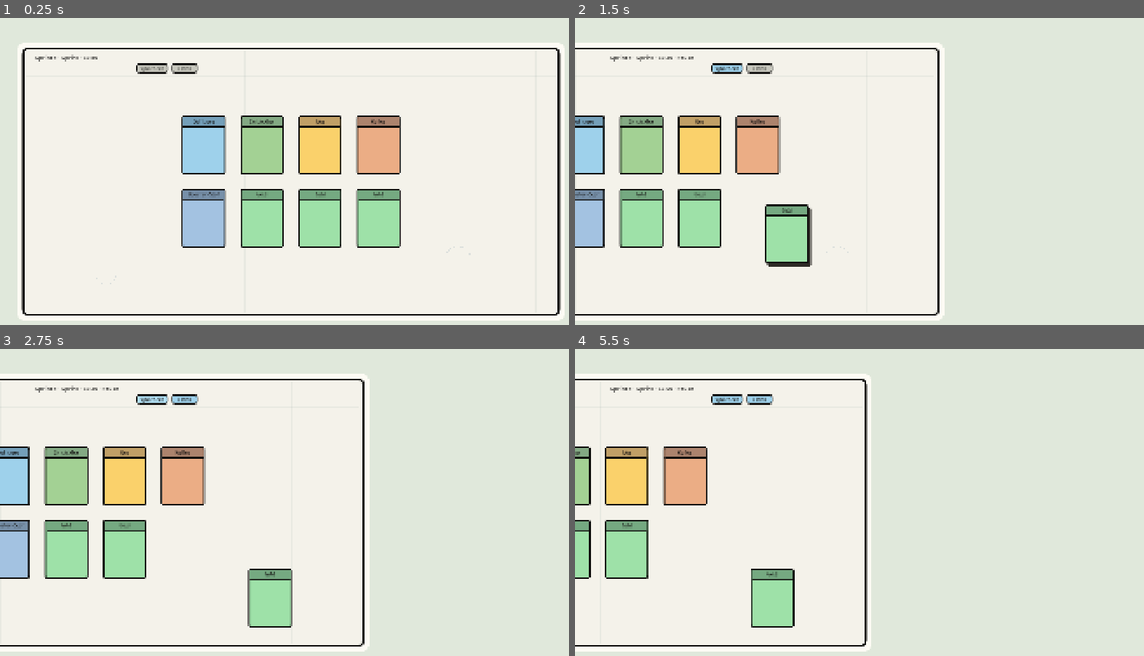
Above: before the commit, frames 1-4 (two rows, left to right).
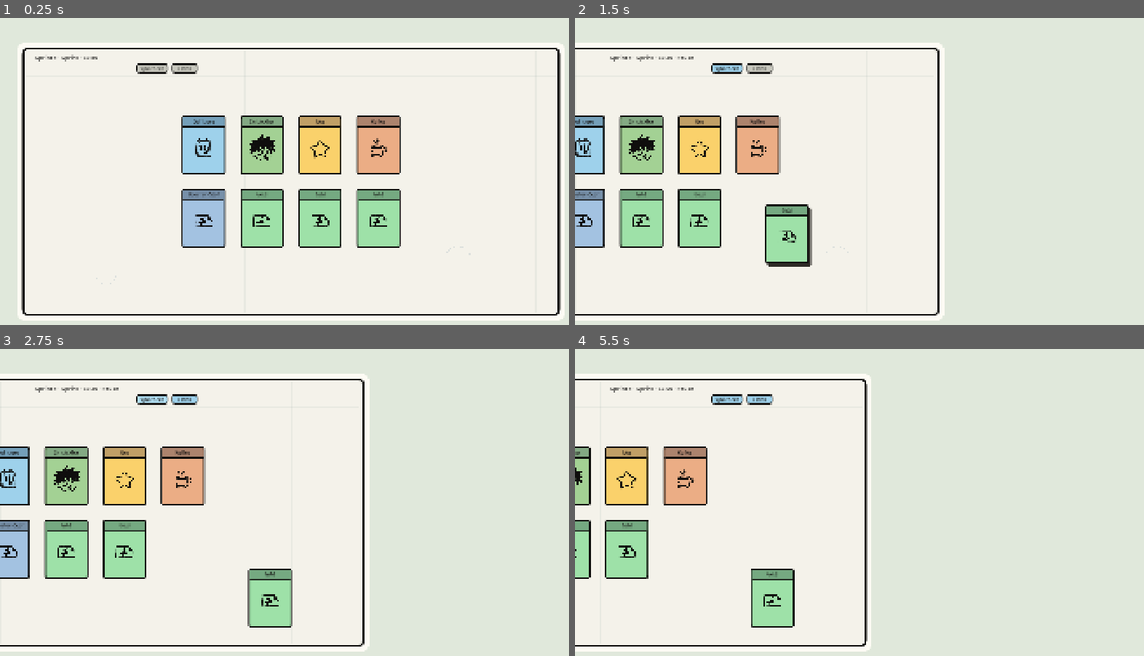
Above: after the commit, the same moments.

Repository: mp1707/scope-creep-godot
Game: Godot game, scene res://scenes/application/Main.tscn
The game is run twice, just before and just after one commit, with the same random seed, the same clock (stepped at 60 frames per second) and the same inputs.
Inputs (mouse positions are in pixels of both pictures, inside the frame that each line leads up to):
- Up to frame 1 (0.25 s): no input
- Up to frame 2 (1.5 s): tap Enter at 0.5 s; move the mouse to (996, 165) at 0.52 s; hold Right (ui_right) 0.53-1.25 s; click (996, 165) at 0.67 s; tap Space at 0.77 s; drag from (751, 199) to (836, 248) at 1.27 s
- Up to frame 3 (2.75 s): click "Speichern" at 2 s
- Up to frame 4 (5.5 s): click "Laden" at 2.75 s; tap Space at 3.5, 5.27 s; move the mouse to (922, 441) at 3.52 s; hold Right (ui_right) 3.53-4.25 s; click (922, 441) at 3.67 s; drag from (836, 579) to (688, 462) at 4.27 s; tap Enter at 5 s; move the mouse to (1041, 560) at 5.02 s; hold Left (ui_left) from 5.03 s (still down); click (1041, 560) at 5.17 s

The runs differ from the first frame. In frame 1, 0.6% of the frame differs, in the area x 34-69%, y 37-69%; in frame 2, 0.6%; in frame 3, 0.6%; in frame 4, 0.3%.

Commit message:
icons

Diff:
--- a/data/cards/booster_pack.tres
+++ b/data/cards/booster_pack.tres
@@ -2,12 +2,18 @@
 
 [ext_resource type="Script" path="res://scripts/data/card_definition.gd" id="1_ohhjm"]
 [ext_resource type="Script" path="res://scripts/data/card_visual_definition.gd" id="2_6ycvs"]
+[ext_resource type="Texture2D" path="res://assets/icons/handdrawn/cardIcons/star.png" id="3_tcf2r"]
 
 [sub_resource type="Resource" id="Resource_rpu0n"]
 script = ExtResource("2_6ycvs")
 background_color = Color(0.78, 0.67, 0.9, 1)
 accent_color = Color(0.36, 0.28, 0.48, 1)
 text_color = Color(0.06, 0.055, 0.05, 1)
+icon_texture = ExtResource("3_tcf2r")
+icon_color = Color(0.06, 0.055, 0.05, 1)
+icon_size = Vector2(78, 78)
+icon_offset = Vector2(0, 0)
+icon_recolor_alpha_mask = true
 marker_text = ""
 
 [resource]
--- a/data/cards/booster_slot.tres
+++ b/data/cards/booster_slot.tres
@@ -2,12 +2,18 @@
 
 [ext_resource type="Script" path="res://scripts/data/card_definition.gd" id="1_vy2m0"]
 [ext_resource type="Script" path="res://scripts/data/card_visual_definition.gd" id="2_t9l0h"]
+[ext_resource type="Texture2D" path="res://assets/icons/handdrawn/cardIcons/money.png" id="3_37ofg"]
 
 [sub_resource type="Resource" id="Resource_7u6xq"]
 script = ExtResource("2_t9l0h")
 background_color = Color(0.64, 0.76, 0.88, 1)
 accent_color = Color(0.18, 0.33, 0.48, 1)
 text_color = Color(0.06, 0.055, 0.05, 1)
+icon_texture = ExtResource("3_37ofg")
+icon_color = Color(0.06, 0.055, 0.05, 1)
+icon_size = Vector2(78, 78)
+icon_offset = Vector2(0, 0)
+icon_recolor_alpha_mask = true
 marker_text = "$"
 
 [resource]
--- a/data/cards/bug.tres
+++ b/data/cards/bug.tres
@@ -1,14 +1,15 @@
-[gd_resource type="Resource" script_class="CardDefinition" format=3]
+[gd_resource type="Resource" script_class="CardDefinition" format=3 uid="uid://jm5qp3y1q41r"]
 
-[ext_resource type="Script" path="res://scripts/data/card_definition.gd" id="1_uu4mb"]
-[ext_resource type="Script" path="res://scripts/data/card_visual_definition.gd" id="2_n8e6y"]
+[ext_resource type="Script" uid="uid://cindpeikx18t1" path="res://scripts/data/card_definition.gd" id="1_uu4mb"]
+[ext_resource type="Script" uid="uid://doiop67wth2ac" path="res://scripts/data/card_visual_definition.gd" id="2_n8e6y"]
+[ext_resource type="Texture2D" uid="uid://dgrsktiva4cgk" path="res://assets/icons/handdrawn/cardIcons/bug.png" id="3_hludf"]
 
 [sub_resource type="Resource" id="Resource_4xlse"]
 script = ExtResource("2_n8e6y")
 background_color = Color(0.94, 0.52, 0.55, 1)
 accent_color = Color(0.55, 0.12, 0.17, 1)
 text_color = Color(0.06, 0.055, 0.05, 1)
-marker_text = ""
+icon_texture = ExtResource("3_hludf")
 
 [resource]
 script = ExtResource("1_uu4mb")
--- a/data/cards/coffee.tres
+++ b/data/cards/coffee.tres
@@ -2,12 +2,18 @@
 
 [ext_resource type="Script" path="res://scripts/data/card_definition.gd" id="1_krkuc"]
 [ext_resource type="Script" path="res://scripts/data/card_visual_definition.gd" id="2_6wkug"]
+[ext_resource type="Texture2D" path="res://assets/icons/handdrawn/cardIcons/coffee.png" id="3_on4by"]
 
 [sub_resource type="Resource" id="Resource_arqf4"]
 script = ExtResource("2_6wkug")
 background_color = Color(0.92, 0.68, 0.52, 1)
 accent_color = Color(0.5, 0.25, 0.12, 1)
 text_color = Color(0.06, 0.055, 0.05, 1)
+icon_texture = ExtResource("3_on4by")
+icon_color = Color(0.06, 0.055, 0.05, 1)
+icon_size = Vector2(78, 78)
+icon_offset = Vector2(0, 0)
+icon_recolor_alpha_mask = true
 marker_text = ""
 
 [resource]
--- a/data/cards/developer.tres
+++ b/data/cards/developer.tres
@@ -1,14 +1,16 @@
-[gd_resource type="Resource" script_class="CardDefinition" format=3]
+[gd_resource type="Resource" script_class="CardDefinition" format=3 uid="uid://ogqpsgik74v0"]
 
-[ext_resource type="Script" path="res://scripts/data/card_definition.gd" id="1_x8mrd"]
-[ext_resource type="Script" path="res://scripts/data/card_visual_definition.gd" id="2_2v8g7"]
+[ext_resource type="Script" uid="uid://cindpeikx18t1" path="res://scripts/data/card_definition.gd" id="1_x8mrd"]
+[ext_resource type="Script" uid="uid://doiop67wth2ac" path="res://scripts/data/card_visual_definition.gd" id="2_2v8g7"]
+[ext_resource type="Texture2D" uid="uid://c87jo4kl50kse" path="res://assets/icons/handdrawn/characters/steve.png" id="3_u8si4"]
 
 [sub_resource type="Resource" id="Resource_oityl"]
 script = ExtResource("2_2v8g7")
 background_color = Color(0.64, 0.82, 0.58, 1)
 accent_color = Color(0.25, 0.48, 0.25, 1)
 text_color = Color(0.06, 0.055, 0.05, 1)
-marker_text = ""
+icon_texture = ExtResource("3_u8si4")
+icon_size = Vector2(117, 117)
 
 [resource]
 script = ExtResource("1_x8mrd")
--- a/data/cards/feature.tres
+++ b/data/cards/feature.tres
@@ -2,12 +2,18 @@
 
 [ext_resource type="Script" path="res://scripts/data/card_definition.gd" id="1_rfpxg"]
 [ext_resource type="Script" path="res://scripts/data/card_visual_definition.gd" id="2_oxeyj"]
+[ext_resource type="Texture2D" path="res://assets/icons/handdrawn/cardIcons/mail.png" id="3_u7yc7"]
 
 [sub_resource type="Resource" id="Resource_cfqru"]
 script = ExtResource("2_oxeyj")
 background_color = Color(0.7, 0.78, 0.96, 1)
 accent_color = Color(0.22, 0.36, 0.68, 1)
 text_color = Color(0.06, 0.055, 0.05, 1)
+icon_texture = ExtResource("3_u7yc7")
+icon_color = Color(0.06, 0.055, 0.05, 1)
+icon_size = Vector2(78, 78)
+icon_offset = Vector2(0, 0)
+icon_recolor_alpha_mask = true
 marker_text = ""
 
 [resource]
--- a/data/cards/idea.tres
+++ b/data/cards/idea.tres
@@ -2,12 +2,18 @@
 
 [ext_resource type="Script" path="res://scripts/data/card_definition.gd" id="1_t1tnw"]
 [ext_resource type="Script" path="res://scripts/data/card_visual_definition.gd" id="2_xtgol"]
+[ext_resource type="Texture2D" path="res://assets/icons/handdrawn/cardIcons/star.png" id="3_mn4h2"]
 
 [sub_resource type="Resource" id="Resource_gmgh4"]
 script = ExtResource("2_xtgol")
 background_color = Color(0.98, 0.82, 0.42, 1)
 accent_color = Color(0.62, 0.42, 0.08, 1)
 text_color = Color(0.06, 0.055, 0.05, 1)
+icon_texture = ExtResource("3_mn4h2")
+icon_color = Color(0.06, 0.055, 0.05, 1)
+icon_size = Vector2(78, 78)
+icon_offset = Vector2(0, 0)
+icon_recolor_alpha_mask = true
 marker_text = ""
 
 [resource]
--- a/data/cards/money.tres
+++ b/data/cards/money.tres
@@ -1,14 +1,15 @@
-[gd_resource type="Resource" script_class="CardDefinition" format=3]
+[gd_resource type="Resource" script_class="CardDefinition" format=3 uid="uid://8at6s85ppg6n"]
 
-[ext_resource type="Script" path="res://scripts/data/card_definition.gd" id="1_v7x8i"]
-[ext_resource type="Script" path="res://scripts/data/card_visual_definition.gd" id="2_6xonj"]
+[ext_resource type="Script" uid="uid://cindpeikx18t1" path="res://scripts/data/card_definition.gd" id="1_v7x8i"]
+[ext_resource type="Script" uid="uid://doiop67wth2ac" path="res://scripts/data/card_visual_definition.gd" id="2_6xonj"]
+[ext_resource type="Texture2D" uid="uid://c5ahq6qsi2uh7" path="res://assets/icons/handdrawn/cardIcons/money.png" id="3_c2dpa"]
 
 [sub_resource type="Resource" id="Resource_5j0s0"]
 script = ExtResource("2_6xonj")
 background_color = Color(0.62, 0.88, 0.66, 1)
 accent_color = Color(0.17, 0.48, 0.24, 1)
 text_color = Color(0.06, 0.055, 0.05, 1)
-marker_text = ""
+icon_texture = ExtResource("3_c2dpa")
 
 [resource]
 script = ExtResource("1_v7x8i")
--- a/data/cards/prod_crash.tres
+++ b/data/cards/prod_crash.tres
@@ -2,12 +2,18 @@
 
 [ext_resource type="Script" path="res://scripts/data/card_definition.gd" id="1_fr0m8"]
 [ext_resource type="Script" path="res://scripts/data/card_visual_definition.gd" id="2_y8crk"]
+[ext_resource type="Texture2D" path="res://assets/icons/handdrawn/cardIcons/fire.png" id="3_2w1rd"]
 
 [sub_resource type="Resource" id="Resource_8n4wy"]
 script = ExtResource("2_y8crk")
 background_color = Color(0.48, 0.09, 0.12, 1)
 accent_color = Color(0.98, 0.58, 0.24, 1)
 text_color = Color(0.98, 0.94, 0.88, 1)
+icon_texture = ExtResource("3_2w1rd")
+icon_color = Color(0.98, 0.94, 0.88, 1)
+icon_size = Vector2(78, 78)
+icon_offset = Vector2(0, 0)
+icon_recolor_alpha_mask = true
 marker_text = ""
 
 [resource]
--- a/data/cards/software.tres
+++ b/data/cards/software.tres
@@ -2,12 +2,18 @@
 
 [ext_resource type="Script" path="res://scripts/data/card_definition.gd" id="1_w13xv"]
 [ext_resource type="Script" path="res://scripts/data/card_visual_definition.gd" id="2_nd0ff"]
+[ext_resource type="Texture2D" path="res://assets/icons/handdrawn/cardIcons/calendar.png" id="3_h3l4v"]
 
 [sub_resource type="Resource" id="Resource_e23bo"]
 script = ExtResource("2_nd0ff")
 background_color = Color(0.62, 0.82, 0.92, 1)
 accent_color = Color(0.16, 0.42, 0.58, 1)
 text_color = Color(0.06, 0.055, 0.05, 1)
+icon_texture = ExtResource("3_h3l4v")
+icon_color = Color(0.06, 0.055, 0.05, 1)
+icon_size = Vector2(78, 78)
+icon_offset = Vector2(0, 0)
+icon_recolor_alpha_mask = true
 marker_text = ""
 
 [resource]
--- a/data/cards/tech_debt.tres
+++ b/data/cards/tech_debt.tres
@@ -2,12 +2,18 @@
 
 [ext_resource type="Script" path="res://scripts/data/card_definition.gd" id="1_n4dn8"]
 [ext_resource type="Script" path="res://scripts/data/card_visual_definition.gd" id="2_qs3wp"]
+[ext_resource type="Texture2D" path="res://assets/icons/handdrawn/cardIcons/exclamationmark.png" id="3_v3rxp"]
 
 [sub_resource type="Resource" id="Resource_tn0rp"]
 script = ExtResource("2_qs3wp")
 background_color = Color(0.74, 0.72, 0.68, 1)
 accent_color = Color(0.26, 0.27, 0.29, 1)
 text_color = Color(0.06, 0.055, 0.05, 1)
+icon_texture = ExtResource("3_v3rxp")
+icon_color = Color(0.06, 0.055, 0.05, 1)
+icon_size = Vector2(78, 78)
+icon_offset = Vector2(0, 0)
+icon_recolor_alpha_mask = true
 marker_text = ""
 
 [resource]
--- a/scenes/presentation/CardView.tscn
+++ b/scenes/presentation/CardView.tscn
@@ -8,6 +8,7 @@
 script = ExtResource("1_1fu8s")
 background_path = NodePath("Background")
 title_label_path = NodePath("TitleLabel")
+icon_texture_rect_path = NodePath("IconTextureRect")
 short_text_label_path = NodePath("ShortTextLabel")
 marker_label_path = NodePath("MarkerLabel")
 progress_bar_path = NodePath("ProgressBar")
@@ -29,6 +30,14 @@
 offset_right = 40.0
 offset_bottom = 23.0
 
+[node name="IconTextureRect" type="TextureRect" parent="." unique_id=1847566360]
+layout_mode = 0
+offset_right = 40.0
+offset_bottom = 40.0
+mouse_filter = 2
+expand_mode = 1
+stretch_mode = 5
+
 [node name="MarkerLabel" type="Label" parent="." unique_id=390759773]
 layout_mode = 0
 offset_right = 40.0
--- a/scripts/data/card_visual_definition.gd
+++ b/scripts/data/card_visual_definition.gd
@@ -4,4 +4,9 @@
 @export var background_color: Color = Color(0.18, 0.20, 0.24, 1.0)
 @export var accent_color: Color = Color(0.42, 0.72, 0.95, 1.0)
 @export var text_color: Color = Color(0.94, 0.94, 0.90, 1.0)
+@export var icon_texture: Texture2D
+@export var icon_color: Color = Color(0.06, 0.055, 0.05, 1.0)
+@export var icon_size: Vector2 = Vector2(78.0, 78.0)
+@export var icon_offset: Vector2 = Vector2.ZERO
+@export var icon_recolor_alpha_mask: bool = true
 @export var marker_text: String = ""
--- a/scripts/presentation/card_view.gd
+++ b/scripts/presentation/card_view.gd
@@ -8,9 +8,12 @@
 const CARD_BORDER_COLOR: Color = Color(0.055, 0.052, 0.047, 1.0)
 const DRAG_SHADOW_COLOR: Color = Color(0.18, 0.17, 0.15, 1.0)
 const CARD_FONT_PATH: String = "res://assets/fonts/PatrickHand-Regular.ttf"
+const DEFAULT_ICON_CENTER: Vector2 = Vector2(72.0, 108.0)
+const ICON_MASK_SHADER_CODE: String = "shader_type canvas_item;\nuniform vec4 icon_color : source_color = vec4(0.06, 0.055, 0.05, 1.0);\nvoid fragment() {\n\tvec4 texture_color = texture(TEXTURE, UV);\n\tCOLOR = vec4(icon_color.rgb, texture_color.a * icon_color.a);\n}\n"
 
 @export var background_path: NodePath
 @export var title_label_path: NodePath
+@export var icon_texture_rect_path: NodePath
 @export var short_text_label_path: NodePath
 @export var marker_label_path: NodePath
 @export var progress_bar_path: NodePath
@@ -23,12 +26,15 @@
 var _background: Control = null
 var _header_band: Control = null
 var _title_label: Label = null
+var _icon_texture_rect: TextureRect = null
 var _short_text_label: Label = null
 var _marker_label: Label = null
 var _progress_bar: ProgressBar = null
 var _action_label: Label = null
 var _default_marker_text: String = ""
 var _card_font: FontFile = null
+var _icon_mask_material: ShaderMaterial = null
+var _layout_initialized: bool = false
 
 func _ready() -> void:
 	_set_top_left_layout(self)
@@ -75,6 +81,10 @@
 		_header_band = get_node_or_null("HeaderBand") as Control
 	if _title_label == null:
 		_title_label = get_node_or_null(title_label_path) as Label
+	if _icon_texture_rect == null:
+		_icon_texture_rect = get_node_or_null(icon_texture_rect_path) as TextureRect
+	if _icon_texture_rect == null:
+		_icon_texture_rect = get_node_or_null("IconTextureRect") as TextureRect
 	if _short_text_label == null:
 		_short_text_label = get_node_or_null(short_text_label_path) as Label
 	if _marker_label == null:
@@ -114,6 +124,14 @@
 		_title_label = _create_label("TitleLabel", Vector2(9.0, 3.0), Vector2(126.0, 25.0), HORIZONTAL_ALIGNMENT_CENTER)
 	if _marker_label == null:
 		_marker_label = _create_label("MarkerLabel", Vector2(98.0, 42.0), Vector2(34.0, 24.0), HORIZONTAL_ALIGNMENT_CENTER)
+	if _icon_texture_rect == null:
+		_icon_texture_rect = TextureRect.new()
+		_icon_texture_rect.name = "IconTextureRect"
+		_icon_texture_rect.mouse_filter = Control.MOUSE_FILTER_IGNORE
+		_icon_texture_rect.expand_mode = TextureRect.EXPAND_IGNORE_SIZE
+		_icon_texture_rect.stretch_mode = TextureRect.STRETCH_KEEP_ASPECT_CENTERED
+		_icon_texture_rect.clip_contents = true
+		add_child(_icon_texture_rect)
 	if _short_text_label == null:
 		_short_text_label = _create_label("ShortTextLabel", Vector2(12.0, 74.0), Vector2(120.0, 62.0), HORIZONTAL_ALIGNMENT_LEFT)
 		_short_text_label.autowrap_mode = TextServer.AUTOWRAP_WORD_SMART
@@ -130,7 +148,15 @@
 	move_child(_shadow, 0)
 	move_child(_background, 1)
 	move_child(_header_band, 2)
-	_apply_default_layout()
+	move_child(_icon_texture_rect, 3)
+	move_child(_title_label, 4)
+	move_child(_marker_label, 5)
+	move_child(_short_text_label, 6)
+	move_child(_progress_bar, 7)
+	move_child(_action_label, 8)
+	if not _layout_initialized:
+		_apply_default_layout()
+		_layout_initialized = true
 
 func _create_label(node_name: String, label_position: Vector2, label_size: Vector2, alignment: HorizontalAlignment) -> Label:
 	var label: Label = Label.new()
@@ -173,6 +199,14 @@
 	if _card_font != null:
 		_title_label.add_theme_font_override("font", _card_font)
 	_title_label.add_theme_font_size_override("font_size", 22)
+	_set_top_left_layout(_icon_texture_rect)
+	_icon_texture_rect.mouse_filter = Control.MOUSE_FILTER_IGNORE
+	_icon_texture_rect.custom_minimum_size = Vector2.ZERO
+	_icon_texture_rect.expand_mode = TextureRect.EXPAND_IGNORE_SIZE
+	_icon_texture_rect.position = DEFAULT_ICON_CENTER - Vector2(39.0, 39.0)
+	_icon_texture_rect.size = Vector2(78.0, 78.0)
+	_icon_texture_rect.stretch_mode = TextureRect.STRETCH_KEEP_ASPECT_CENTERED
+	_icon_texture_rect.clip_contents = true
 	_set_top_left_layout(_marker_label)
 	_marker_label.mouse_filter = Control.MOUSE_FILTER_IGNORE
 	_marker_label.position = Vector2(98.0, 42.0)
@@ -210,6 +244,7 @@
 
 	_marker_label.text = visual.marker_text
 	_default_marker_text = visual.marker_text
+	_apply_icon_style(visual)
 	for label: Label in [_title_label, _short_text_label, _marker_label, _action_label]:
 		label.add_theme_color_override("font_color", visual.text_color)
 
@@ -230,6 +265,33 @@
 		_background.add_theme_stylebox_override("panel", style_box)
 	_apply_header_style(visual)
 
+func _apply_icon_style(visual: CardVisualDefinition) -> void:
+	_icon_texture_rect.texture = visual.icon_texture
+	_icon_texture_rect.visible = visual.icon_texture != null
+	_icon_texture_rect.custom_minimum_size = Vector2.ZERO
+	_icon_texture_rect.expand_mode = TextureRect.EXPAND_IGNORE_SIZE
+	_icon_texture_rect.size = visual.icon_size
+	_icon_texture_rect.position = DEFAULT_ICON_CENTER - (visual.icon_size * 0.5) + visual.icon_offset
+	_icon_texture_rect.self_modulate = Color.WHITE
+	if visual.icon_texture == null:
+		_icon_texture_rect.material = null
+		return
+	if visual.icon_recolor_alpha_mask:
+		_icon_texture_rect.material = _get_icon_mask_material()
+		_icon_mask_material.set_shader_parameter("icon_color", visual.icon_color)
+	else:
+		_icon_texture_rect.material = null
+		_icon_texture_rect.self_modulate = visual.icon_color
+
+func _get_icon_mask_material() -> ShaderMaterial:
+	if _icon_mask_material != null:
+		return _icon_mask_material
+	var shader: Shader = Shader.new()
+	shader.code = ICON_MASK_SHADER_CODE
+	_icon_mask_material = ShaderMaterial.new()
+	_icon_mask_material.shader = shader
+	return _icon_mask_material
+
 func _apply_header_style(visual: CardVisualDefinition) -> void:
 	if _header_band == null:
 		return
--- a/scripts/validation/generate_minimal_content.gd
+++ b/scripts/validation/generate_minimal_content.gd
@@ -18,7 +18,8 @@
 		PackedStringArray(["software", "product"]),
 		"Produktbasis",
 		Color(0.62, 0.82, 0.92),
-		Color(0.16, 0.42, 0.58)
+		Color(0.16, 0.42, 0.58),
+		"res://assets/icons/handdrawn/cardIcons/calendar.png"
 	), "res://data/cards/software.tres"))
 	exit_code = max(exit_code, _save_resource(_create_card(
 		"card.employee.developer",
@@ -27,7 +28,8 @@
 		PackedStringArray(["employee", "developer"]),
 		"Baut Features",
 		Color(0.64, 0.82, 0.58),
-		Color(0.25, 0.48, 0.25)
+		Color(0.25, 0.48, 0.25),
+		"res://assets/icons/handdrawn/characters/steve.png"
 	), "res://data/cards/developer.tres"))
 	exit_code = max(exit_code, _save_resource(_create_card(
 		"card.input.idea",
@@ -36,7 +38,8 @@
 		PackedStringArray(["idea", "input"]),
 		"Kann umgesetzt werden",
 		Color(0.98, 0.82, 0.42),
-		Color(0.62, 0.42, 0.08)
+		Color(0.62, 0.42, 0.08),
+		"res://assets/icons/handdrawn/cardIcons/star.png"
 	), "res://data/cards/idea.tres"))
 	exit_code = max(exit_code, _save_resource(_create_card(
 		"card.output.feature",
@@ -45,7 +48,8 @@
 		PackedStringArray(["feature", "output"]),
 		"Erzeugt Wert in Software",
 		Color(0.70, 0.78, 0.96),
-		Color(0.22, 0.36, 0.68)
+		Color(0.22, 0.36, 0.68),
+		"res://assets/icons/handdrawn/cardIcons/mail.png"
 	), "res://data/cards/feature.tres"))
 	exit_code = max(exit_code, _save_resource(_create_card(
 		"card.resource.money",
@@ -54,7 +58,8 @@
 		PackedStringArray(["money", "resource"]),
 		"Immer genau 1 Geld",
 		Color(0.62, 0.88, 0.66),
-		Color(0.17, 0.48, 0.24)
+		Color(0.17, 0.48, 0.24),
+		"res://assets/icons/handdrawn/cardIcons/money.png"
 	), "res://data/cards/money.tres"))
 	exit_code = max(exit_code, _save_resource(_create_card(
 		"card.problem.bug",
@@ -63,7 +68,8 @@
 		PackedStringArray(["problem", "bug"]),
 		"Eskalation am Sprintstart",
 		Color(0.94, 0.52, 0.55),
-		Color(0.55, 0.12, 0.17)
+		Color(0.55, 0.12, 0.17),
+		"res://assets/icons/handdrawn/cardIcons/bug.png"
 	), "res://data/cards/bug.tres"))
 	exit_code = max(exit_code, _save_resource(_create_card(
 		"card.problem.prod_crash",
@@ -72,7 +78,8 @@
 		PackedStringArray(["problem", "prod_crash"]),
 		"Blockiert Einnahmen",
 		Color(0.48, 0.09, 0.12),
-		Color(0.98, 0.58, 0.24)
+		Color(0.98, 0.58, 0.24),
+		"res://assets/icons/handdrawn/cardIcons/fire.png"
 	), "res://data/cards/prod_crash.tres"))
 	exit_code = max(exit_code, _save_resource(_create_card(
 		"card.problem.tech_debt",
@@ -81,7 +88,8 @@
 		PackedStringArray(["problem", "tech_debt"]),
 		"+5s auf Feature/Bugfix",
 		Color(0.74, 0.72, 0.68),
-		Color(0.26, 0.27, 0.29)
+		Color(0.26, 0.27, 0.29),
+		"res://assets/icons/handdrawn/cardIcons/exclamationmark.png"
 	), "res://data/cards/tech_debt.tres"))
 	exit_code = max(exit_code, _save_resource(_create_card(
 		"card.consumable.coffee",
@@ -90,7 +98,8 @@
 		PackedStringArray(["coffee", "consumable"]),
 		"Beschleunigt ein Arbeits-Recipe",
 		Color(0.92, 0.68, 0.52),
-		Color(0.50, 0.25, 0.12)
+		Color(0.50, 0.25, 0.12),
+		"res://assets/icons/handdrawn/cardIcons/coffee.png"
 	), "res://data/cards/coffee.tres"))
 	var booster_pack_card: CardDefinition = _create_card(
 		"card.resource.booster_pack",
@@ -99,7 +108,8 @@
 		PackedStringArray(["booster", "pack"]),
 		"Oeffnet neue Karten",
 		Color(0.78, 0.67, 0.90),
-		Color(0.36, 0.28, 0.48)
+		Color(0.36, 0.28, 0.48),
+		"res://assets/icons/handdrawn/cardIcons/star.png"
 	)
 	booster_pack_card.base_values = {"booster_definition_id": "booster.founder.test_pack"}
 	exit_code = max(exit_code, _save_resource(booster_pack_card, "res://data/cards/booster_pack.tres"))
@@ -110,7 +120,8 @@
 		PackedStringArray(["shop", "booster_slot"]),
 		"Kauft ein Pack",
 		Color(0.64, 0.76, 0.88),
-		Color(0.18, 0.33, 0.48)
+		Color(0.18, 0.33, 0.48),
+		"res://assets/icons/handdrawn/cardIcons/money.png"
 	), "res://data/cards/booster_slot.tres"))
 	return exit_code
 
@@ -283,12 +294,19 @@
 	tags: PackedStringArray,
 	short_text: String,
 	background_color: Color,
-	accent_color: Color
+	accent_color: Color,
+	icon_path: String = ""
 ) -> CardDefinition:
 	var visual: CardVisualDefinition = CardVisualDefinition.new()
 	visual.background_color = background_color
 	visual.accent_color = accent_color
 	visual.text_color = Color(0.06, 0.055, 0.05)
+	if not icon_path.is_empty():
+		visual.icon_texture = ResourceLoader.load(icon_path) as Texture2D
+	visual.icon_color = visual.text_color
+	visual.icon_size = Vector2(78.0, 78.0)
+	visual.icon_offset = Vector2.ZERO
+	visual.icon_recolor_alpha_mask = true
 	visual.marker_text = ""
 
 	var card: CardDefinition = CardDefinition.new()
--- a/tests/test_phase_5.gd
+++ b/tests/test_phase_5.gd
@@ -5,6 +5,8 @@
 func _init() -> void:
 	_test_board_builds_card_views()
 	_test_cards_show_name_and_tooltip_only()
+	_test_card_icon_uses_visual_size_and_offset()
+	_test_drag_preserves_card_icon_visual_size()
 	_test_stack_layout_offsets_cards()
 	_test_snap_finds_near_stack()
 	_test_dragging_upper_card_requests_split()
@@ -43,6 +45,45 @@
 	_assert_equal(short_text_label.visible, false, "Card face should not show explanatory text.")
 	_assert_equal(marker_label.visible, false, "Card face should not show type abbreviations.")
 	_assert_equal(developer_view.tooltip_text, "Baut Features", "Card tooltip should carry the explanation text.")
+
+func _test_card_icon_uses_visual_size_and_offset() -> void:
+	var context: Dictionary = _create_bound_board()
+	var board: BoardView = context["board"] as BoardView
+	var catalog: ContentCatalog = context["catalog"] as ContentCatalog
+	var money_definition: CardDefinition = catalog.get_card_definition("card.resource.money")
+	money_definition.visual.icon_size = Vector2(26.0, 26.0)
+	money_definition.visual.icon_offset = Vector2(3.0, -5.0)
+	board.refresh()
+
+	var state: RunState = context["state"] as RunState
+	var money: CardInstance = _find_card_by_definition(state, "card.resource.money")
+	var money_view: CardView = board.get_card_view(money.instance_id)
+	var icon: TextureRect = money_view.get_node("IconTextureRect") as TextureRect
+
+	_assert_equal(icon.size, Vector2(26.0, 26.0), "Card icon should use the visual icon_size exactly.")
+	_assert_equal(icon.position, Vector2(62.0, 90.0), "Card icon should be centered and then shifted by visual icon_offset.")
+
+func _test_drag_preserves_card_icon_visual_size() -> void:
+	var context: Dictionary = _create_bound_board()
+	var board: BoardView = context["board"] as BoardView
+	var catalog: ContentCatalog = context["catalog"] as ContentCatalog
+	var developer_definition: CardDefinition = catalog.get_card_definition("card.employee.developer")
+	developer_definition.visual.icon_size = Vector2(117.0, 117.0)
+	board.refresh()
+
+	var state: RunState = context["state"] as RunState
+	var developer: CardInstance = _find_card_by_definition(state, "card.employee.developer")
+	var developer_view: CardView = board.get_card_view(developer.instance_id)
+	var icon: TextureRect = developer_view.get_node("IconTextureRect") as TextureRect
+	_assert_equal(icon.size, Vector2(117.0, 117.0), "Card icon should use enlarged visual icon_size before dragging.")
+
+	var press_position: Vector2 = developer_view.position + Vector2(12.0, 12.0)
+	var drag_position: Vector2 = press_position + Vector2(64.0, 32.0)
+	_send_mouse_button(board, press_position, true)
+	_send_mouse_motion(board, drag_position)
+
+	_assert_equal(icon.size, Vector2(117.0, 117.0), "Dragging should not reset CardView icon size to defaults.")
+	_send_mouse_button(board, drag_position, false)
 
 func _test_stack_layout_offsets_cards() -> void:
 	var context: Dictionary = _create_bound_board()
Binary file added: assets/icons/handdrawn/cardIcons/bug.png
Not shown, added: assets/icons/handdrawn/cardIcons/bug.png.import
Binary file added: assets/icons/handdrawn/cardIcons/calendar.png
Not shown, added: assets/icons/handdrawn/cardIcons/calendar.png.import
Binary file added: assets/icons/handdrawn/cardIcons/coffee.png
Not shown, added: assets/icons/handdrawn/cardIcons/coffee.png.import
Binary file added: assets/icons/handdrawn/cardIcons/exclamationmark.png
Not shown, added: assets/icons/handdrawn/cardIcons/exclamationmark.png.import
Binary file added: assets/icons/handdrawn/cardIcons/fire.png
Not shown, added: assets/icons/handdrawn/cardIcons/fire.png.import
Binary file added: assets/icons/handdrawn/cardIcons/mail.png
Not shown, added: assets/icons/handdrawn/cardIcons/mail.png.import
(and 33 more such lines)
